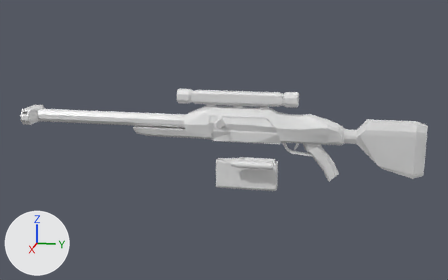
The Blender file Assets/weapons/sniper/sniper.blend: old version first, new version second.
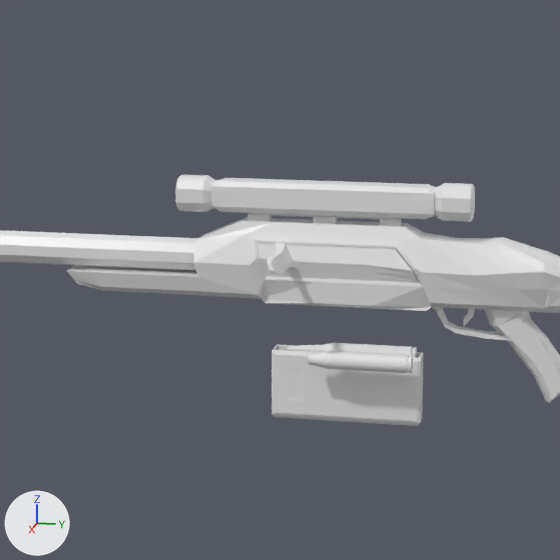
There are two pictures of each version: one whole from a 50 mm lens placed at (75.9, 1.2, 19.0), pointed at (0.8, -13.8, 0.2), one close up on the part from 23% to 75% of the width and 6% to 88% of the height. The axes (+X, +Y, +Z) are drawn at lower left. The lights are the same throughout.
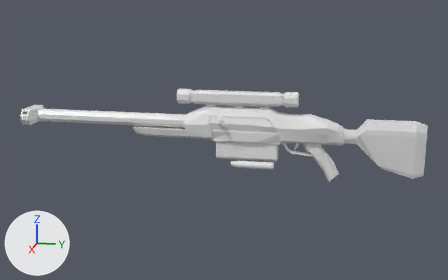
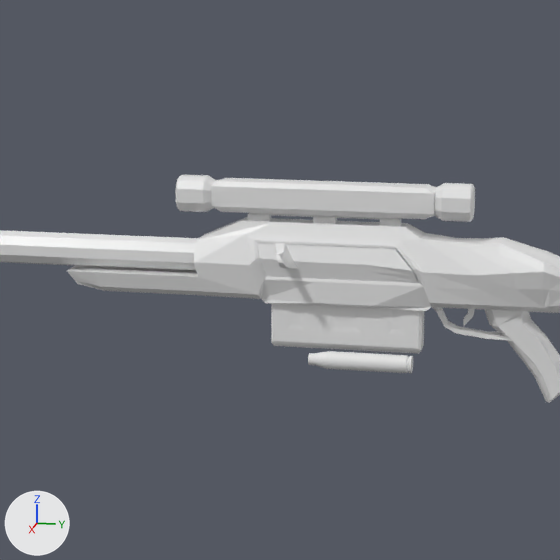
Commit message: model work on sniper

Diff of the bpy script that builds the scene:
```diff
--- a/Assets/weapons/sniper/sniper.blend.py
+++ b/Assets/weapons/sniper/sniper.blend.py
@@ ob_cube_001 @@
 ob_cube_001 = bpy.data.objects.new('Cube.001', me_cube_001)
-ob_cube_001.location = (0.0, 0.0, 0.0)
+ob_cube_001.location = (0.0, 0.0, 3.93)
@@ ob_cylinder @@
 ob_cylinder = bpy.data.objects.new('Cylinder', me_cylinder)
-ob_cylinder.location = (0.0, -10.94, -2.64)
+ob_cylinder.location = (0.0, -10.94, 1.29)
 ob_cylinder.rotation_euler = (1.571, 0.0, 0.0)  # degrees (90, 0, 0)
```

Location of each change, (x1, y1, x2, y2) in pixels of the close-ups (560 x 560 px):
'Cube.001', moved: before (272, 345, 424, 426); after (271, 304, 424, 354)
'Cylinder', moved (not visible afterwards): before (287, 343, 417, 358)
